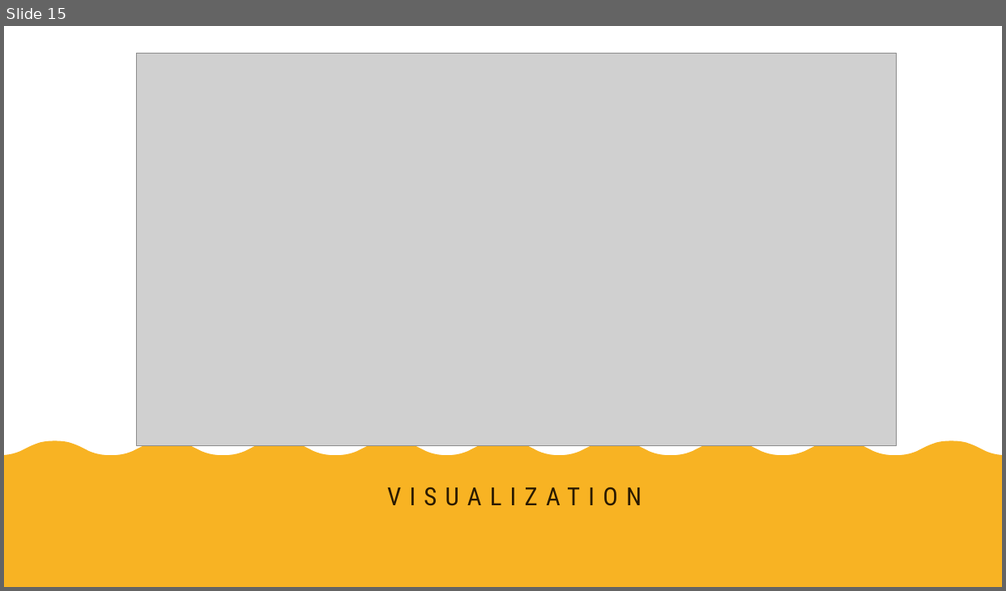
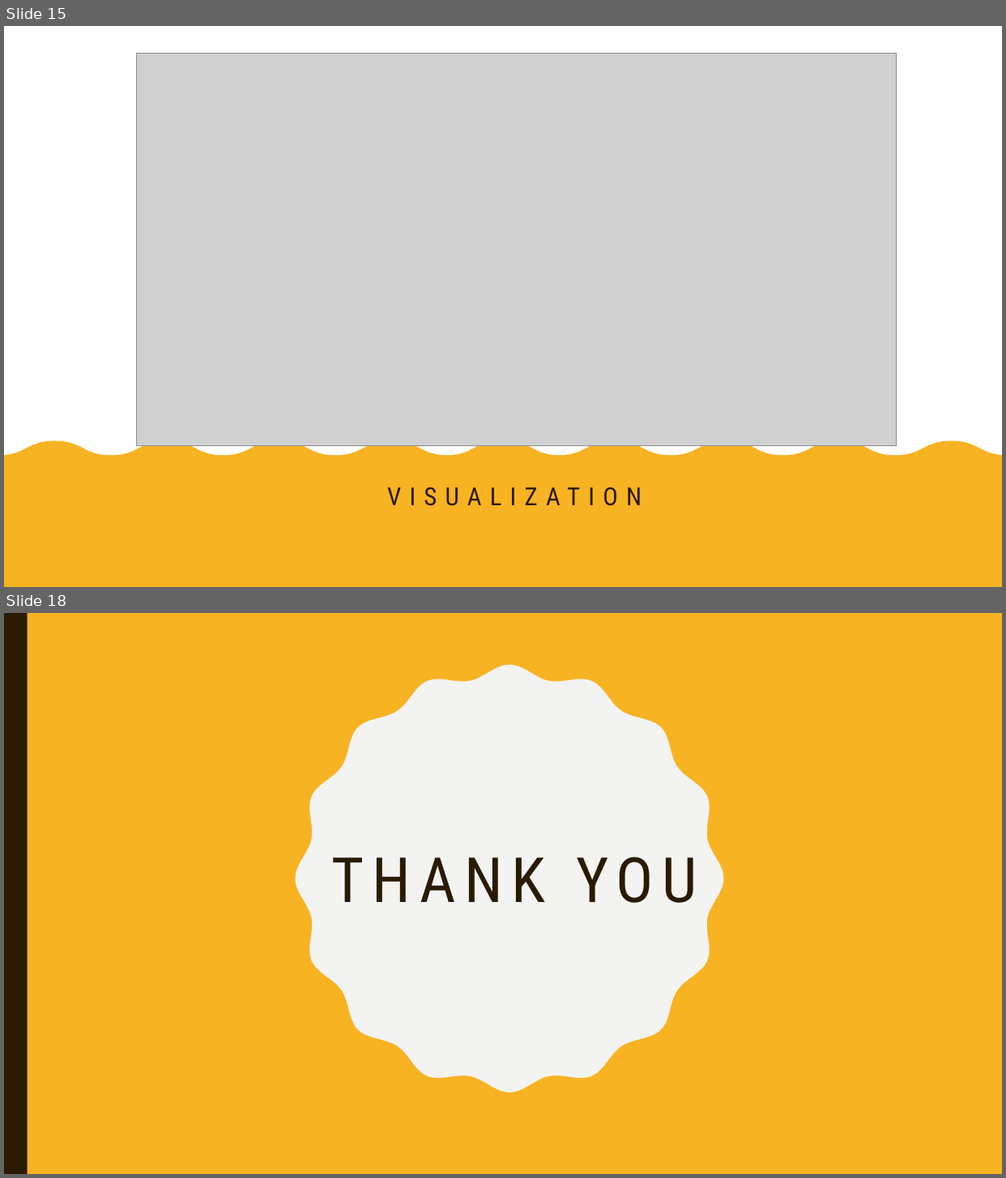
Before and after one commit to TZstatsADS/Spring2018-Project5-grp8, a slide deck: doc/presentation.pptx. Shown one above the other, each under a label of ours: slide 15 before the commit, slides 15 and 18 after it; the slides between them are not shown. The pictures are 1006x591 and 1006x1178 pixels, drawn with LibreOffice and Linux fonts; fonts in the diff are those of the drawing; grey boxes stand for pictures. Boxes give left, top, right and bottom in pixels: in the first picture for what was removed or moved away, otherwise in the second. Text is boxed around its words. In the diff, an @@ line names an element or a change of style, - is before the commit and + after.

```diff
--- a/doc/presentation.pptx
+++ b/doc/presentation.pptx
@@ slide 18 added at box(4, 613, 1002, 1174), background #F8B323 @@
@@ rectangle added at box(4, 613, 27, 1174), fill #2A1A00 @@
@@ freeform shape added at box(296, 665, 724, 1093), fill #F3F3F2 @@
@@ title added at box(332, 857, 697, 903), 60 pt, text #2A1A00 @@
+THANK YOU
```
Also in this commit, not shown: 4 slides changed, 2 other slides added.
